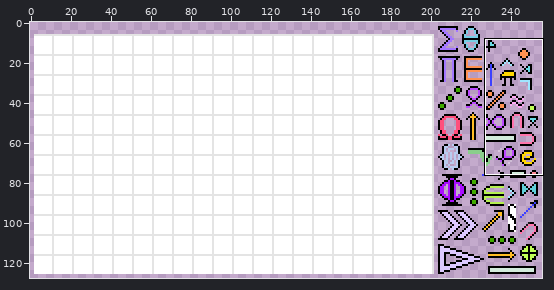
Edited in one commit: sprite sheet (core/assets/textures/textures.png). The picture above shows the old version from afar; the outline marks the close-up.
Close-up. The starting point:
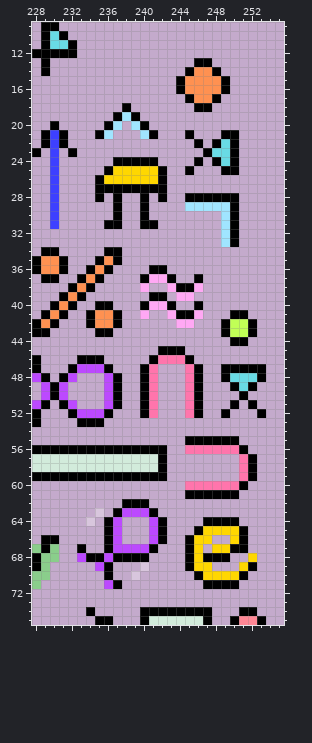
The file is 256x128 pixels. Colours within 5 levels of each other are drawn and written as one. Shown: x 228..255, y 9..75. The commit also changed other parts of the picture, which this record leaves out.
And afterwards:
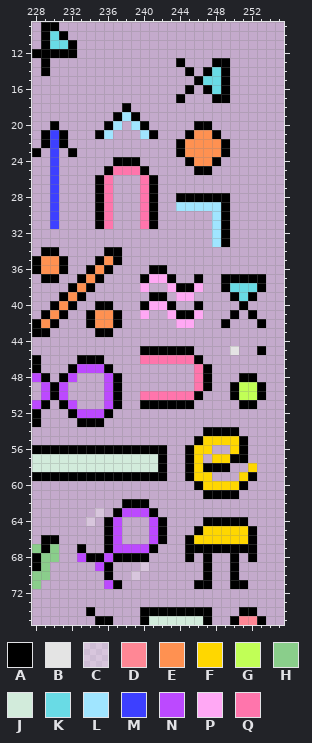
Palette (. is transparent): A #000000  B #e4e4e4  C #ffffff55  D #ff8795  E #ff9151  F #ffd700  G #c1ff56  H #8ace8b  J #d2ebdb  K #69dbe5  L #a0e5ff  M #3d40ff  N #bc49ff  P #ffa8f4  Q #ff75ac
Edits made:
@@ x 228..255 @@
 12 AAAAA.......................
-13 .A................AA........
-14 .A...............AEEA.......
-15 ................AEEEEA......
-16 ................AEEEEA......
-17 .................AEEA.......
-18 ..........A.......AA........
+13 .A..............A...AA......
+14 .A...............A.AKA......
+15 ..................AKKA......
+16 .................A.AKA......
+17 ................A...AA......
+18 ..........A.................
 19 .........ALA................
-20 ..A.....AL.LA...............
-21 .AMA...AL...LA...A...AA.....
-22 .AMA..............A.AKA.....
-23 A.M.A..............AKKA.....
-24 ..M......AAAAA....A.AKA.....
-25 ..M.....AFFFFFA..A...AA.....
-26 ..M....AFFFFFFA.............
-27 ..M....AAAAAAAA.............
-28 ..M....A.A..A.A..AAAAAA.....
-29 ..M......A..A....LLLLLA.....
-30 ..M......A..A........LA.....
-31 ..M.....AA..AA.......LA.....
-32 .....................LA.....
-33 .....................LA.....
+20 ..A.....AL.LA.....AA........
+21 .AMA...AL...LA...AEEA.......
+22 .AMA............AEEEEA......
+23 A.M.A...........AEEEEA......
+24 ..M......AAA.....AEEA.......
+25 ..M.....AQQQA.....AA........
+26 ..M....AQ...QA..............
+27 ..M....AQ...QA..............
+28 ..M....AQ...QA..AAAAAA......
+29 ..M....AQ...QA..LLLLLA......
+30 ..M....AQ...QA......LA......
+31 ..M....AQ...QA......LA......
+32 ....................LA......
+33 ....................LA......
 34 .AA.....AA..................
@@ x 238..255 @@
 36 ...AA.............
-37 ..APPA..A.........
-38 ..P..PAAP.........
-39 ...AA.PP..........
-40 ..APPA..A.........
-41 ..P..PAAP...AA....
-42 ......PP...AGGA...
-43 ...........AGGA...
-44 ............AA....
-45 ....AAA...........
-46 ...AQQQA..........
-47 ..AQ...QA..AAAAA..
-48 ..AQ...QA..AKKKA..
-49 ..AQ...QA...AKA...
-50 ..AQ...QA....A....
-51 ..AQ...QA...A.A...
-52 ..AQ...QA..A...A..
+37 ..APPA..A..AAAAA..
+38 ..P..PAAP..AKKKA..
+39 ...AA.PP....AKA...
+40 ..APPA..A....A....
+41 ..P..PAAP...A.A...
+42 ......PP...A...A..
+43 ..................
+44 ..................
+45 ..AAAAAA....B..A..
+46 ..QQQQQQA.........
+47 ........QA........
+48 ........QA...AA...
+49 ........QA..AGGA..
+50 ..QQQQQQA...AGGA..
+51 ..AAAAAA.....AA...
+52 ..................
 53 ..................
-54 ..................
-55 .......AAAAAA.....
-56 AAAAA..QQQQQQA....
-57 JJJJA........QA...
-58 JJJJA........QA...
-59 AAAAA........QA...
-60 .......QQQQQQA....
-61 .......AAAAAA.....
+54 .........AAAA.....
+55 ........AFFFFA....
+56 AAAAA..AFF..FA....
+57 JJJJA..AF.FFAA....
+58 JJJJA..AFAAA..F...
+59 AAAAA..AFF...FA...
+60 ........AFFFFA....
+61 .........AAAA.....
 62 AAA...............
 63 NNNA..............
-64 ...NA....AAAA.....
-65 ...NA...AFFFFA....
-66 ...NA..AFF..FA....
-67 NNNA...AF.FFAA....
-68 AAA....AFAAA..F...
-69 ..C....AFF...FA...
-70 .C......AFFFFA....
-71 .........AAAA.....
+64 ...NA....AAAAA....
+65 ...NA...AFFFFFA...
+66 ...NA..AFFFFFFA...
+67 NNNA...AAAAAAAA...
+68 AAA....A.A..A.A...
+69 ..C......A..A.....
+70 .C.......A..A.....
+71 ........AA..AA....
 72 ..................
Pixel boxes of the changes (left, top, right, bottom) in both close-ups:
changed: (95, 58, 266, 589)
